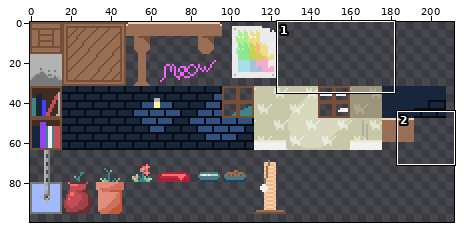
File history of a sprite sheet, assets/sprites/tileset.png. Above, an overview of the earlier version with the close-up marked.
Close-up. Old version:
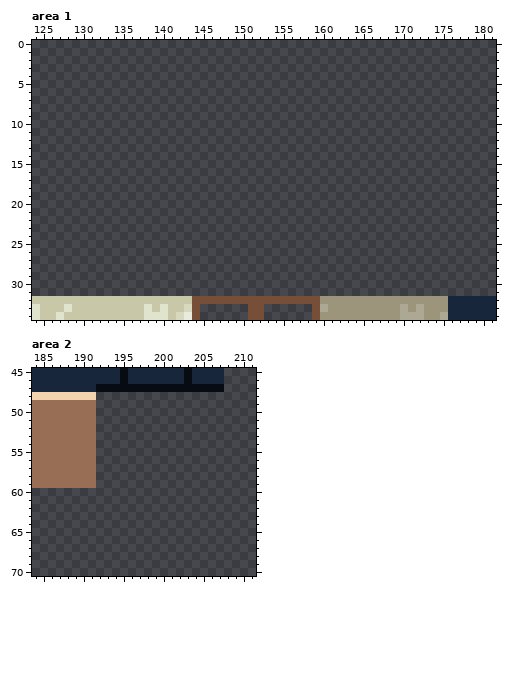
The file is 256x256 pixels. Shown: area 1: x 124..181, y 0..34; area 2: x 184..211, y 45..70. The wide view leaves out empty margins.
And afterwards:
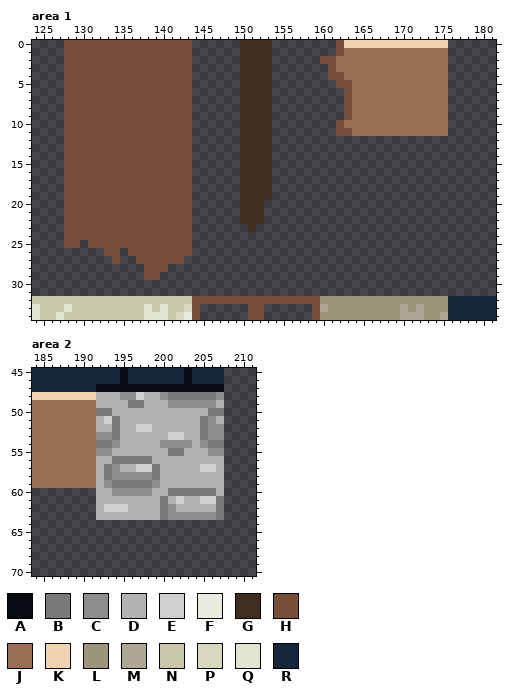
Palette (. is transparent): A #070c12  B #797979  C #8e8e8e  D #b2b2b2  E #d0d0d0  F #e9ebe0  G #412c20  H #774f38  J #986e55  K #f1d4af  L #9c957c  M #aca893  N #c8c8a9  P #d8d8bf  Q #e0e4cc  R #17263b
Change:
Changed rows in their new state; - is an unchanged pixel.
Area 1:
first column x 128:
 0 HHHHHHHHHHHHHHHH------GGGG--------HKKKKKKKKKKKKK
 1 HHHHHHHHHHHHHHHH------GGGG--------HJJJJJJJJJJJJJ
 2 HHHHHHHHHHHHHHHH------GGGG------HHJJJJJJJJJJJJJJ
 3 HHHHHHHHHHHHHHHH------GGGG-------HJJJJJJJJJJJJJJ
 4 HHHHHHHHHHHHHHHH------GGGG-------HHJJJJJJJJJJJJJ
 5 HHHHHHHHHHHHHHHH------GGGG--------HHJJJJJJJJJJJJ
 6 HHHHHHHHHHHHHHHH------GGGG---------HJJJJJJJJJJJJ
 7 HHHHHHHHHHHHHHHH------GGGG---------HJJJJJJJJJJJJ
 8 HHHHHHHHHHHHHHHH------GGGG---------HJJJJJJJJJJJJ
 9 HHHHHHHHHHHHHHHH------GGGG---------HJJJJJJJJJJJJ
10 HHHHHHHHHHHHHHHH------GGGG--------HJJJJJJJJJJJJJ
11 HHHHHHHHHHHHHHHH------GGGG--------HHJJJJJJJJJJJJ
12 HHHHHHHHHHHHHHHH------GGGG----------------------
13 HHHHHHHHHHHHHHHH------GGGG----------------------
14 HHHHHHHHHHHHHHHH------GGGG----------------------
15 HHHHHHHHHHHHHHHH------GGGG----------------------
16 HHHHHHHHHHHHHHHH------GGGG----------------------
17 HHHHHHHHHHHHHHHH------GGGG----------------------
18 HHHHHHHHHHHHHHHH------GGGG----------------------
19 HHHHHHHHHHHHHHHH------GGGG----------------------
20 HHHHHHHHHHHHHHHH------GGG-----------------------
21 HHHHHHHHHHHHHHHH------GGG-----------------------
22 HHHHHHHHHHHHHHHH------GGG-----------------------
23 HHHHHHHHHHHHHHHH-------G------------------------
24 HHHHHHHHHHHHHHHH--------------------------------
25 HH-HHHHHHHHHHHHH--------------------------------
26 -----HH-HHHHHHHH--------------------------------
27 ------H--HHHHHH---------------------------------
28 ----------HHH-----------------------------------
29 ----------HH------------------------------------
Area 2:
first column x 192:
48 DDDCCEDDCBBBBBBC
49 DDDDBBDDDCCCCCCD
50 BBDDDDDDDDDDDDBB
51 DEBDDDDDDDDDDBCD
52 DDBDDEEDDDDDDBCC
53 CCBDDDDDDEEDDBCC
54 BBCDDDDDCCCCDCBB
55 CCDDDDDDDBBDDDCC
56 DDBBBBBDDDDDDDDD
57 DBCDDEEBDDDDDEED
58 DBCCCCCBDDDDDDDD
59 DCBBBBBCDDDDDDDD
60 DDCCCCCDDBBBBBBD
61 DDDDDDDDBDEDDEEB
62 DEEEDDDDBCDDDDDB
63 DDDDDDDDBCCCCCCB
Changed places in both close-ups, as pixel boxes (x1, y1, x2, y2):
added: (64, 40, 192, 280)
added: (240, 40, 272, 232)
added: (320, 40, 448, 136)
added: (96, 392, 224, 520)
